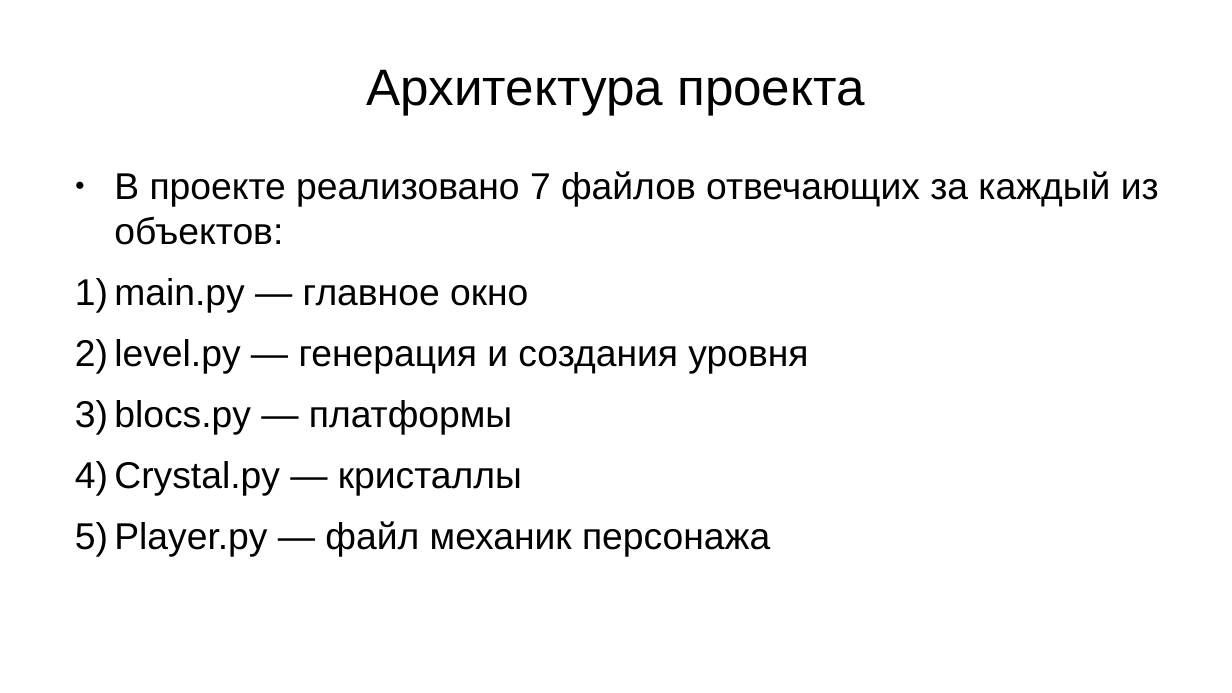
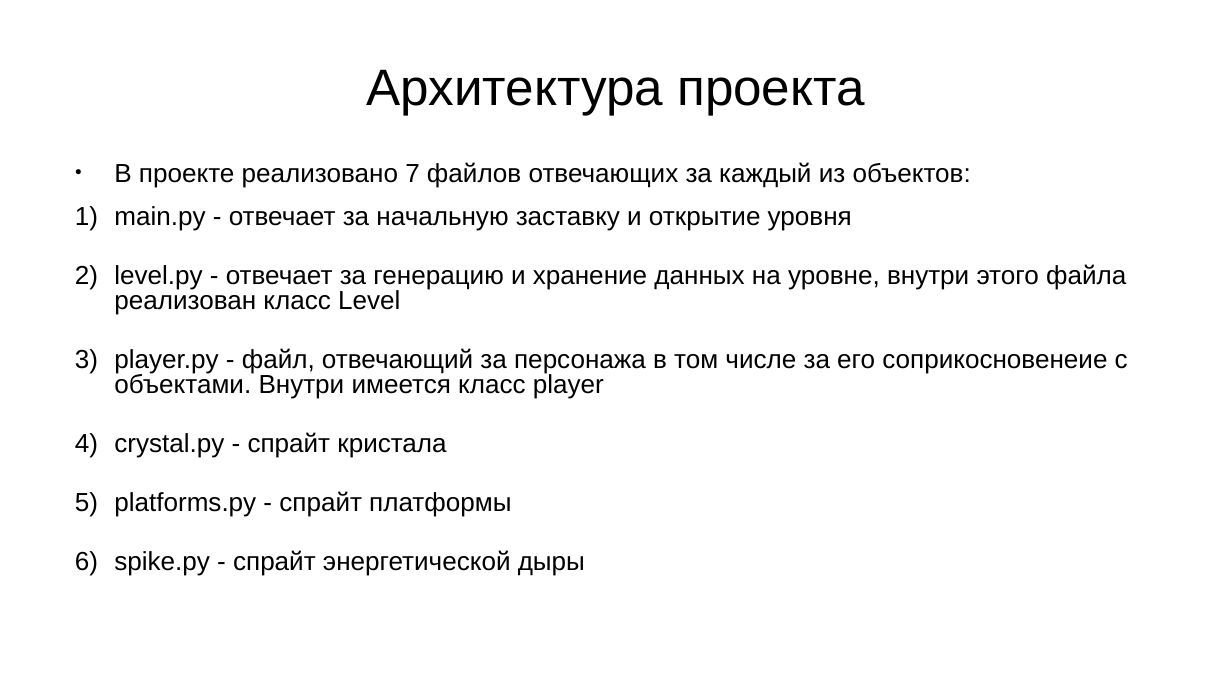
Before and after one commit to killman2859/CUBE, a slide deck: slide 8 of presentation.pptx. Drawn at 1232x693 pixels with LibreOffice and Linux fonts; fonts in the diff are those of the drawing; background and template pictures are left out. Boxes give left, top, right and bottom in pixels: in the first picture for what was removed or moved away, otherwise in the second. Text is boxed around its words. In the diff, an @@ line names an element or a change of style, - is before the commit and + after.

```diff
--- a/presentation.pptx
+++ b/presentation.pptx
@@ text at <box>114,162,971,188</box>: size 24 to 16.8 pt in "В проекте реализовано 7 файлов отвечающих за ..."; line spacing 1 to 0.8 @@
@@ text at <box>114,206,1128,576</box>: text changed; size 24 to 16.8 pt @@
-1) main.py — главное окно
-2) level.py — генерация и создания уровня
-3) blocs.py — платформы
-4) Crystal.py — кристаллы
-5) Player.py — файл механик персонажа
+1) main.py - отвечает за начальную заставку и открытие уровня
+2) level.py - отвечает за генерацию и хранение данных на уровне, внутри этого файла реализован класс Level
+3) player.py - файл, отвечающий за персонажа в том числе за его соприкосновенеие с объектами. Внутри имеется класс player
+4) crystal.py - спрайт кристала
+5) platforms.py - спрайт платформы
+6) spike.py - спрайт энергетической дыры
```
Also in this commit, not shown: 2 other slides changed, 7 other files.
